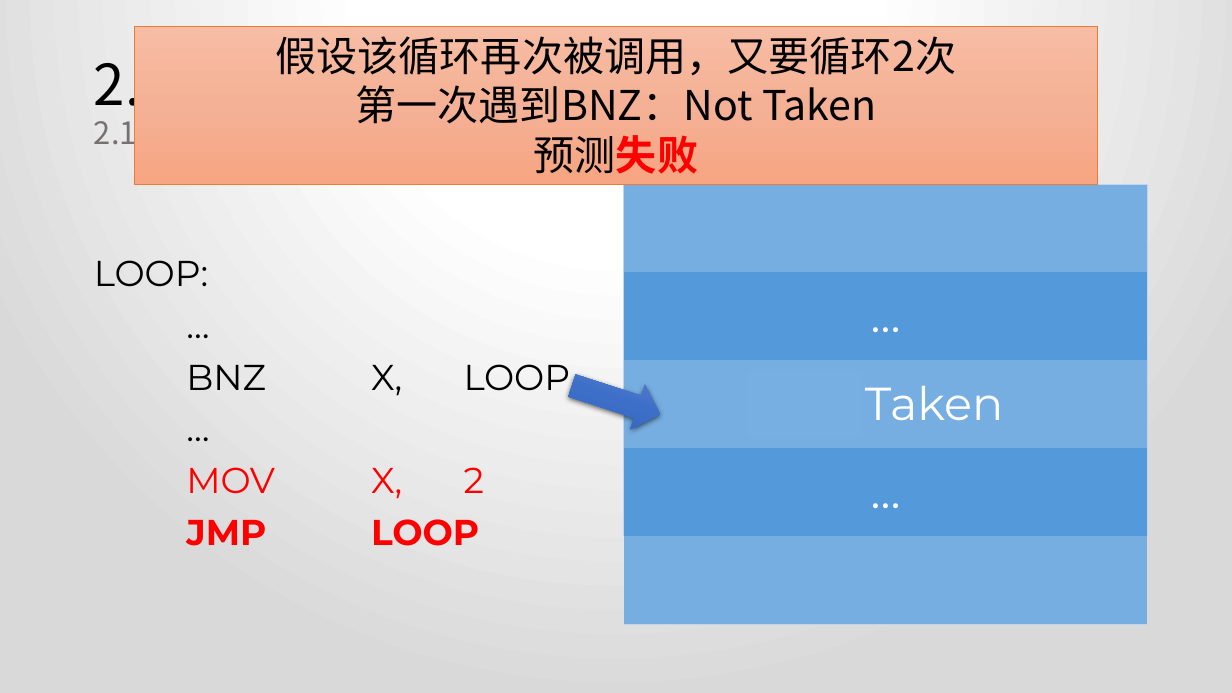
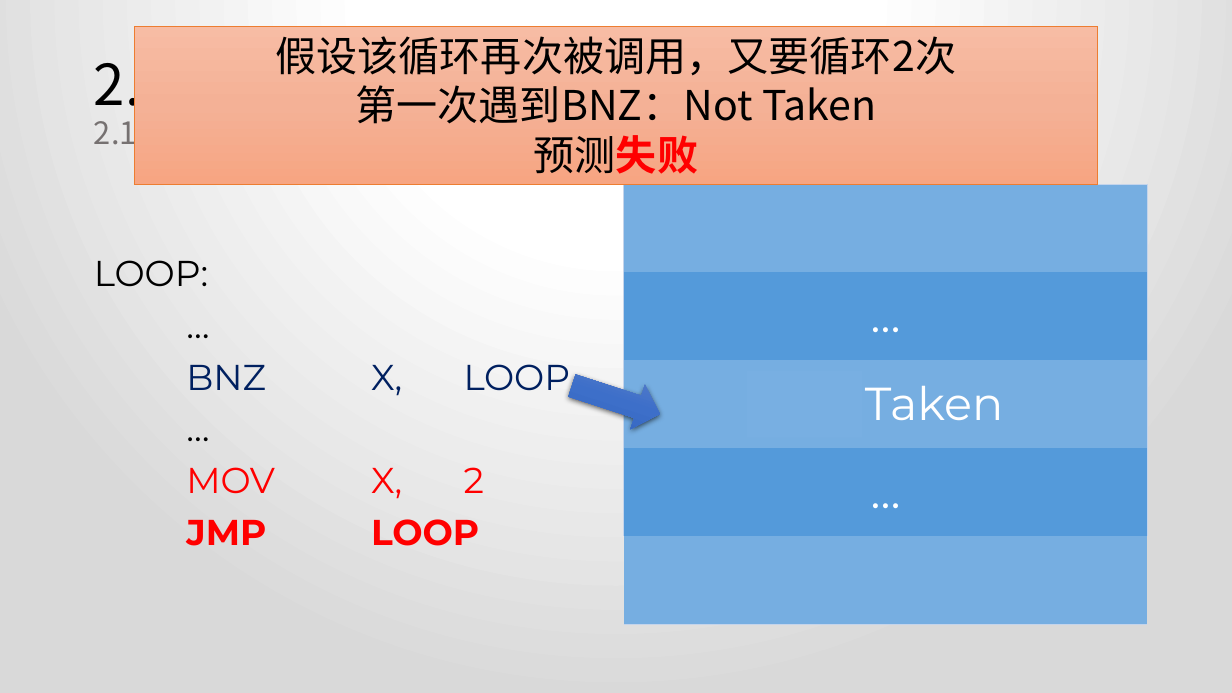
Before and after one commit to xuhongxu96/Computer-Architecture-Thesis, a slide deck: slide 47 of 从AMD Zen看CPU发展趋势.pptx. Drawn at 1232x693 pixels with LibreOffice and Linux fonts; fonts in the diff are those of the drawing. Boxes give left, top, right and bottom in pixels: in the first picture for what was removed or moved away, otherwise in the second. Text is boxed around its words. In the diff, an @@ line names an element or a change of style, - is before the commit and + after.

```diff
--- a/从AMD Zen看CPU发展趋势.pptx
+++ b/从AMD Zen看CPU发展趋势.pptx
@@ text at [186,364,571,399]: text colour #000000 to #002060 in "BNZ X, LOOP" @@
```
Also in this commit, not shown: 11 other slides changed, 2 slides added, 1 other file.
